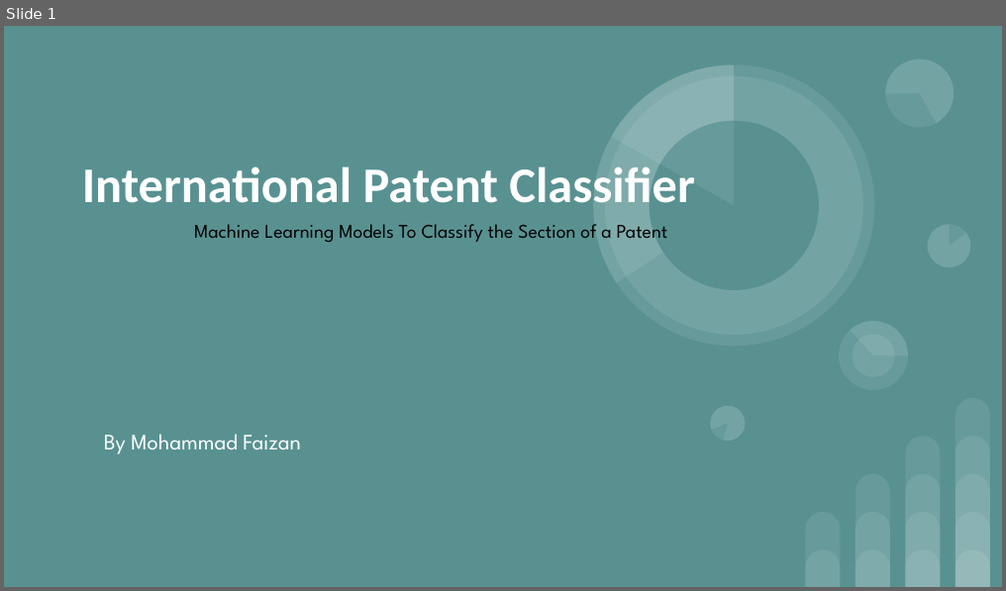
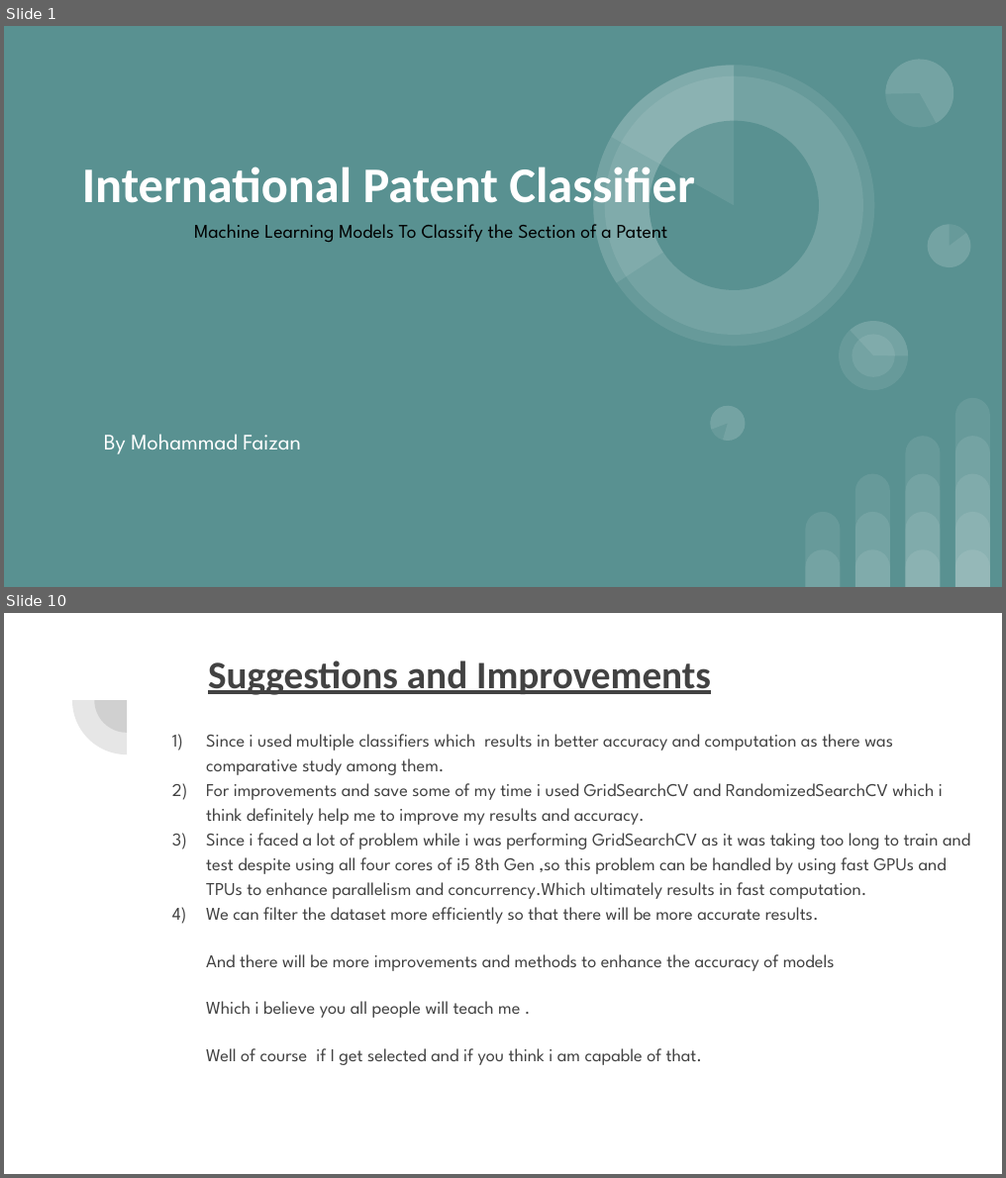
Before and after one commit to faizan4053/ipc_classifier, a slide deck: International Patent Classifier.pptx. Shown one above the other, each under a label of ours: slide 1 before the commit, slides 1 and 10 after it; the slides between them are not shown. The pictures are 1006x591 and 1006x1178 pixels, drawn with LibreOffice and Linux fonts; fonts in the diff are those of the drawing. Boxes give left, top, right and bottom in pixels: in the first picture for what was removed or moved away, otherwise in the second. Text is boxed around its words. In the diff, an @@ line names an element or a change of style, - is before the commit and + after.

```diff
--- a/International Patent Classifier.pptx
+++ b/International Patent Classifier.pptx
@@ slide 10 added at <box>4,613,1002,1174</box>, background #FFFFFF @@
@@ pie slice (boxed as its full ellipse) added at <box>72,646,180,755</box>, fill #424242 at 13% opacity @@
@@ pie slice (boxed as its full ellipse) added at <box>95,667,159,733</box>, fill #424242 at 13% opacity @@
@@ title added at <box>208,661,711,695</box>, 28 pt, text #424242, bold, underline @@
+Suggestions and Improvements
@@ text added at <box>206,734,970,1065</box>, 13 pt, text #424242 @@
+1) Since i used multiple classifiers which results in better accuracy and computation as there was comparative study among them.
+2) For improvements and save some of my time i used GridSearchCV and RandomizedSearchCV which i think definitely help me to improve my results and accuracy.
+3) Since i faced a lot of problem while i was performing GridSearchCV as it was taking too long to train and test despite using all four cores of i5 8th Gen ,so this problem can be handled by using fast GPUs and TPUs to enhance parallelism and concurrency.Which ultimately results in fast computation.
+4) We can filter the dataset more efficiently so that there will be more accurate results.
+And there will be more improvements and methods to enhance the accuracy of models
+Which i believe you all people will teach me .
+Well of course if I get selected and if you think i am capable of that.
```
Also in this commit, not shown: 2 slides changed, 6 other slides added, 1 slide removed, 3 other files.
